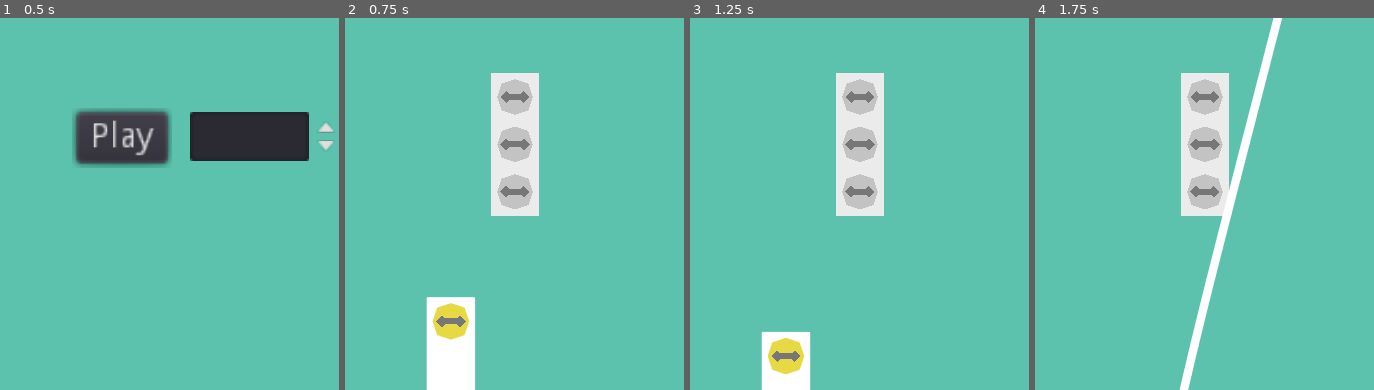
Above: before the commit, frames 1-4 (left to right).
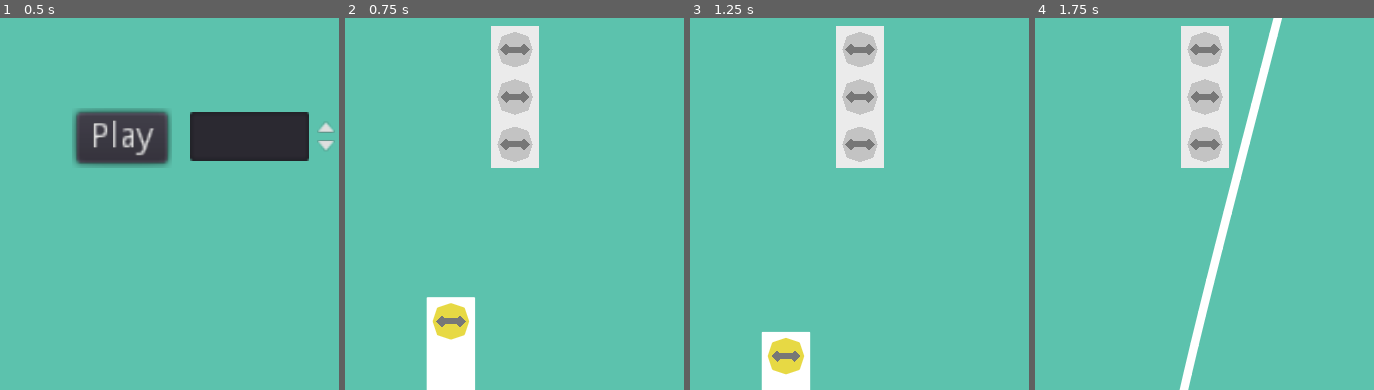
Above: after the commit, the same moments.

Repository: unSAME-Studio/ProjectOutlet
Game: Godot game, scene res://scenes/Menu.tscn
Same seed, same stepped clock (60 frames per second), same inputs: the game is played once before the commit and once after it.
Inputs (mouse positions are % of the whole screen's width and height, from its top left):
- Up to frame 1 (0.5 s): no input
- Up to frame 2 (0.75 s): click "Play" at 0.5 s
- Up to frame 3 (1.25 s): no input
- Up to frame 4 (1.75 s): drag from (44, 84) to (67, 23) at 1.27 s
The pictures show only the part of the screen within x 30-80%, y 36-86%; the shares and areas given below are measured in that part.

Frame 1 is identical in both runs. In frame 2, 3.6% of the frame differs, in the area x 43-58%, y 2-54%; in frame 3, 3.6%; in frame 4, 3.6%.

Commit message:
MUSIC PLAYER YAY

Diff:
--- a/default_bus_layout.tres
+++ b/default_bus_layout.tres
@@ -1,4 +1,9 @@
-[gd_resource type="AudioBusLayout" format=2]
+[gd_resource type="AudioBusLayout" load_steps=2 format=2]
+
+[sub_resource type="AudioEffectReverb" id=1]
+resource_name = "Reverb"
+room_size = 0.29
+damping = 0.16
 
 [resource]
 bus/1/name = "Sound"
@@ -7,6 +12,8 @@
 bus/1/bypass_fx = false
 bus/1/volume_db = 0.0
 bus/1/send = "Master"
+bus/1/effect/0/effect = SubResource( 1 )
+bus/1/effect/0/enabled = false
 bus/2/name = "Music"
 bus/2/solo = false
 bus/2/mute = false
--- a/objects/OutletGrid.gd
+++ b/objects/OutletGrid.gd
@@ -23,7 +23,8 @@
 				var o = outlet.instance()
 				o.grid_position = Vector2(c, r)
 				add_child(o)
-				o.set_position(Vector2(c * outlet_size, r * outlet_size))
+				#o.set_position(Vector2(c, r) * outlet_size)
+				o.set_position(Vector2(c - (float(grid[r].size()) / 2.0), r - (float(grid.size()) / 2.0)) * outlet_size + Vector2(outlet_size / 2, outlet_size / 2))
 
 	# spawn all the plugs
 	for i in range(Global.current_level_data["plugs"].size()):
--- a/objects/Plug.gd
+++ b/objects/Plug.gd
@@ -140,8 +140,7 @@
 	#	size.y *= -1
 
 	# move head position
-	# MAGIC (COPYRIGHTED pending)
-	# (c) 2022 Sam Feng jk
+	# MAGIC
 	head_position = Vector2(size.y - 1 - head_position.y, head_position.x)
 	print("New head position %s" % [head_position])
 
--- a/project.godot
+++ b/project.godot
@@ -18,6 +18,7 @@
 [autoload]
 
 Global="*res://scripts/global.gd"
+MusicPlayer="*res://scripts/MusicPlayer.gd"
 
 [display]
 
--- a/scenes/Main.tscn
+++ b/scenes/Main.tscn
@@ -1,5 +1,6 @@
-[gd_scene load_steps=3 format=2]
+[gd_scene load_steps=4 format=2]
 
+[ext_resource path="res://sounds/Fixaproblem.ogg" type="AudioStream" id=1]
 [ext_resource path="res://scripts/console.gd" type="Script" id=3]
 [ext_resource path="res://objects/OutletGrid.tscn" type="PackedScene" id=4]
 
@@ -67,4 +68,9 @@
 
 [node name="OutletGrid" parent="Node2D" instance=ExtResource( 4 )]
 
+[node name="AudioStreamPlayer" type="AudioStreamPlayer" parent="."]
+stream = ExtResource( 1 )
+volume_db = -12.235
+bus = "Music"
+
 [connection signal="pressed" from="CanvasLayer/Control/Tag/Button" to="Console" method="next_level"]
--- /dev/null
+++ b/scripts/MusicPlayer.gd
@@ -0,0 +1,34 @@
+extends Node
+
+var default_volume = -12
+
+func _ready():
+	var a = AudioStreamPlayer.new()
+	a.set_stream(load("res://sounds/Fixaproblem.ogg"))
+	a.set_volume_db(-80)
+	a.set_bus("Music")
+	a.set_autoplay(true)
+	a.set_name("BGM")
+	add_child(a)
+
+	var t = Tween.new()
+	t.set_name("Tween")
+	add_child(t)
+
+	fade_in()
+
+
+func fade_in():
+	var tween = get_node("Tween")
+	tween.interpolate_property($BGM, "volume_db",
+			-80, default_volume, 1,
+			Tween.TRANS_LINEAR, Tween.EASE_IN_OUT)
+	tween.start()
+
+
+func fade_out():
+	var tween = get_node("Tween")
+	tween.interpolate_property($BGM, "volume_db",
+			default_volume, -80, 1,
+			Tween.TRANS_LINEAR, Tween.EASE_IN_OUT)
+	tween.start()
--- a/scripts/console.gd
+++ b/scripts/console.gd
@@ -4,9 +4,9 @@
 var level = {
 	1: {
 		"grid": [
-			[1, 0],
-			[1, 0],
-			[1, 0],
+			[1],
+			[1],
+			[1],
 		],
 		"plugs": [
 			[Vector2(1, 2), Vector2(0, 0)],
@@ -14,8 +14,8 @@
 	},
 	2: {
 		"grid": [
-			[1, 0],
-			[1, 0],
+			[1],
+			[1],
 		],
 		"plugs": [
 			[Vector2(1, 2), Vector2(0, 0)],
@@ -24,10 +24,10 @@
 	},
 	3: {
 		"grid": [
-			[1, 0],
-			[1, 0],
-			[1, 0],
-			[1, 0]
+			[1],
+			[1],
+			[1],
+			[1]
 		],
 		"plugs": [
 			[Vector2(1, 2), Vector2(0, 0)],
@@ -59,6 +59,7 @@
 			[Vector2(1, 2), Vector2(0, 0)],
 			[Vector2(3, 1), Vector2(1, 0)],
 			[Vector2(1, 3), Vector2(0, 0)],
+			[Vector2(1, 1), Vector2(0, 0)],
 		]
 	},
 	6: {
Not shown, added: sounds/Fixaproblem.ogg.import
Not shown, added: sounds/Fixaproblem.ogg
